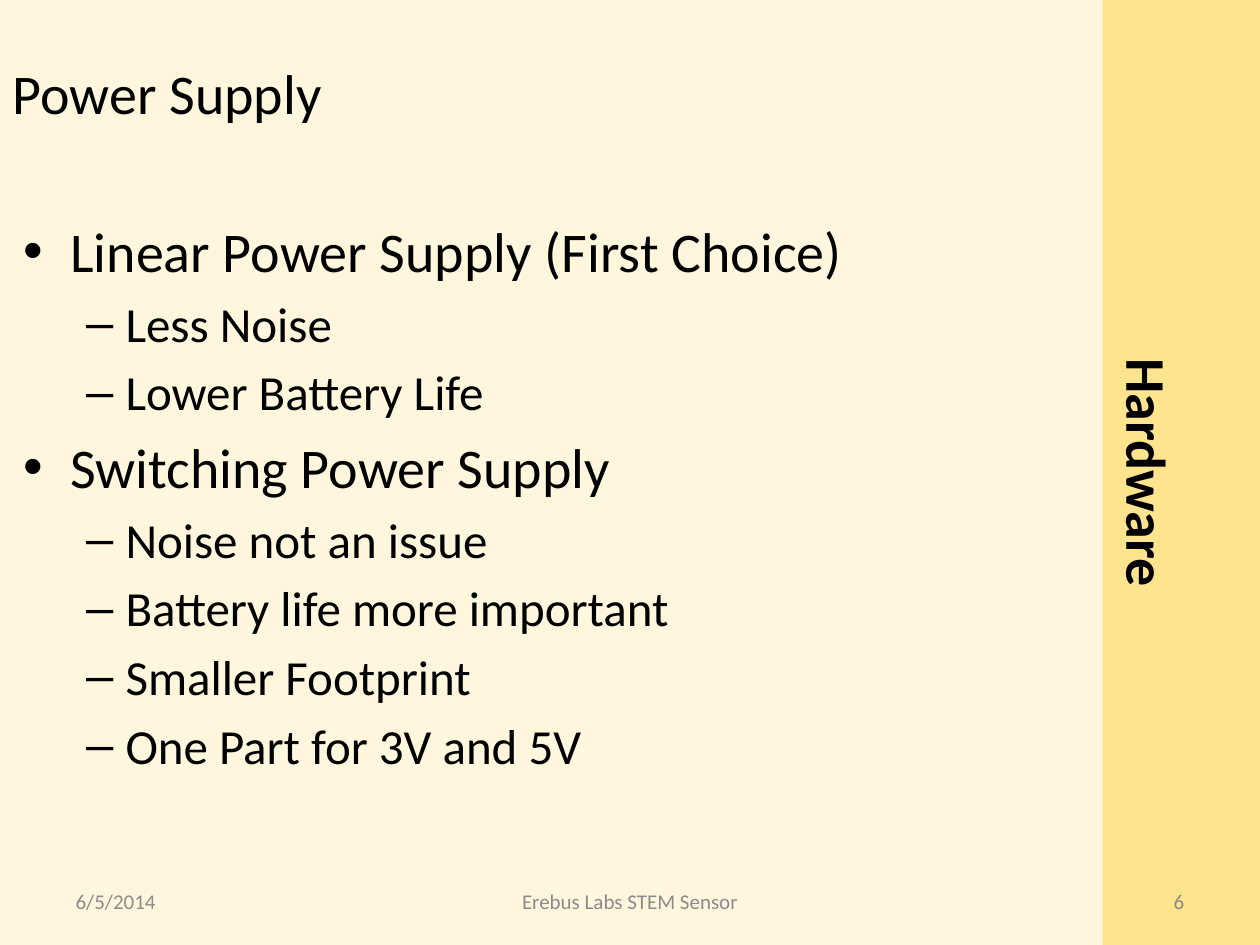
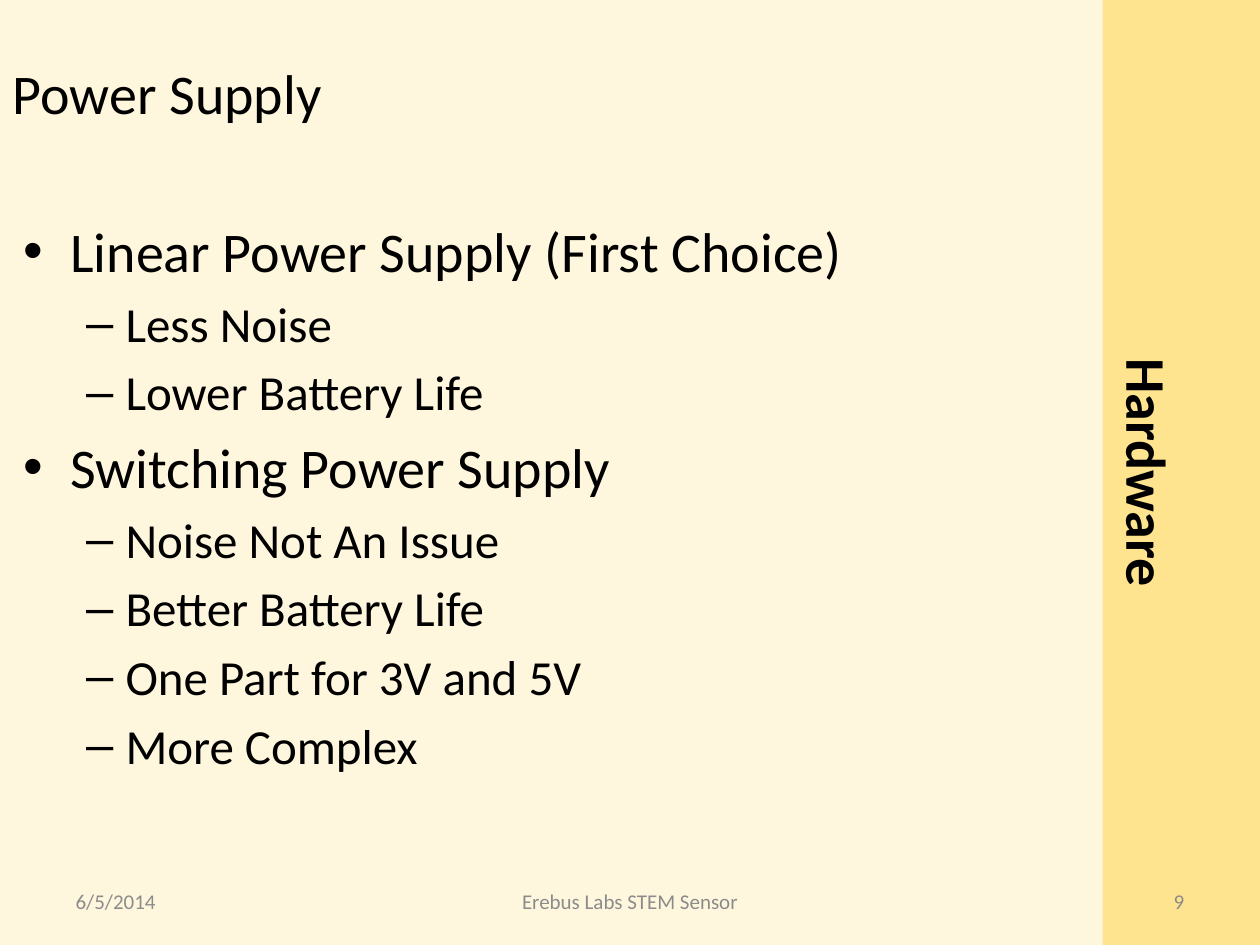
Before and after one commit to erebus-labs/PSU-VOC-SENSOR-2K14, a slide deck: slide 9 of Documents/source_documents/Presentation.pptx (slide 6 before the commit). Drawn at 1260x945 pixels with LibreOffice and Linux fonts; fonts in the diff are those of the drawing. Boxes give left, top, right and bottom in pixels: in the first picture for what was removed or moved away, otherwise in the second. Text is boxed around its words. In the diff, an @@ line names an element or a change of style, - is before the commit and + after.

```diff
--- a/Documents/source_documents/Presentation.pptx
+++ b/Documents/source_documents/Presentation.pptx
@@ text at bbox=[126, 524, 499, 634]: text changed @@
-  – Noise not an issue
-  – Battery life more important
-  – Smaller Footprint
+  – Noise Not An Issue
+  – Better Battery Life
@@ text at bbox=[126, 730, 418, 772]: paragraph added @@
+  – More Complex
@@ page number at bbox=[1174, 895, 1185, 909]: text changed @@
-6
+9
```
Also in this commit, not shown: 3 other slides changed, 7 slides added.
